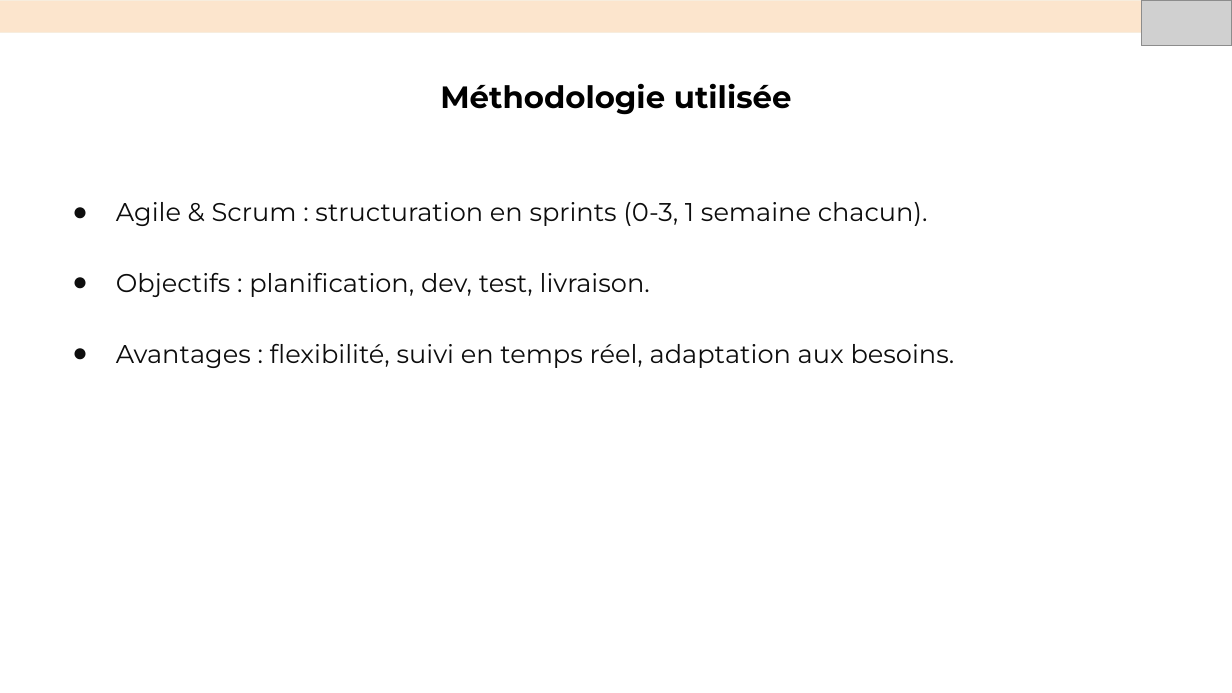
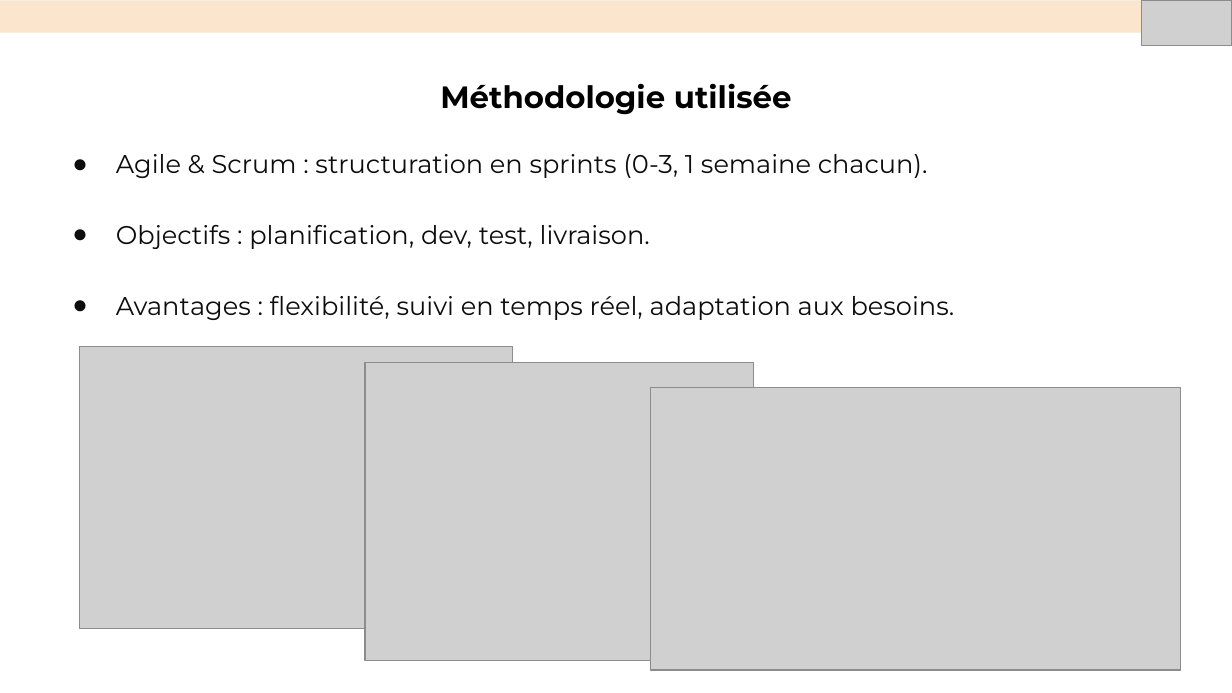
Before and after one commit to Mounir-Bmz/Planifiez-le-d-veloppement-du-site-de-votre-client, a slide deck: slide 5 of Présentation+Soufiane.pptx. Drawn at 1232x693 pixels with LibreOffice and Linux fonts; fonts in the diff are those of the drawing; grey boxes stand for pictures. Boxes give left, top, right and bottom in pixels: in the first picture for what was removed or moved away, otherwise in the second. Text is boxed around its words. In the diff, an @@ line names an element or a change of style, - is before the commit and + after.

```diff
--- a/Présentation+Soufiane.pptx
+++ b/Présentation+Soufiane.pptx
@@ text "Agile & Scrum : structuration ...": place and size @@
-text "Agile & Scrum : structuration ..." at <box>116,202,955,368</box>
+text "Agile & Scrum : structuration ..." at <box>116,154,955,320</box>
@@ picture added at <box>79,346,513,628</box> @@
@@ picture added at <box>365,363,753,662</box> @@
@@ picture added at <box>650,388,1180,670</box> @@
```
Also in this commit, not shown: 6 other slides changed, 1 other file.
